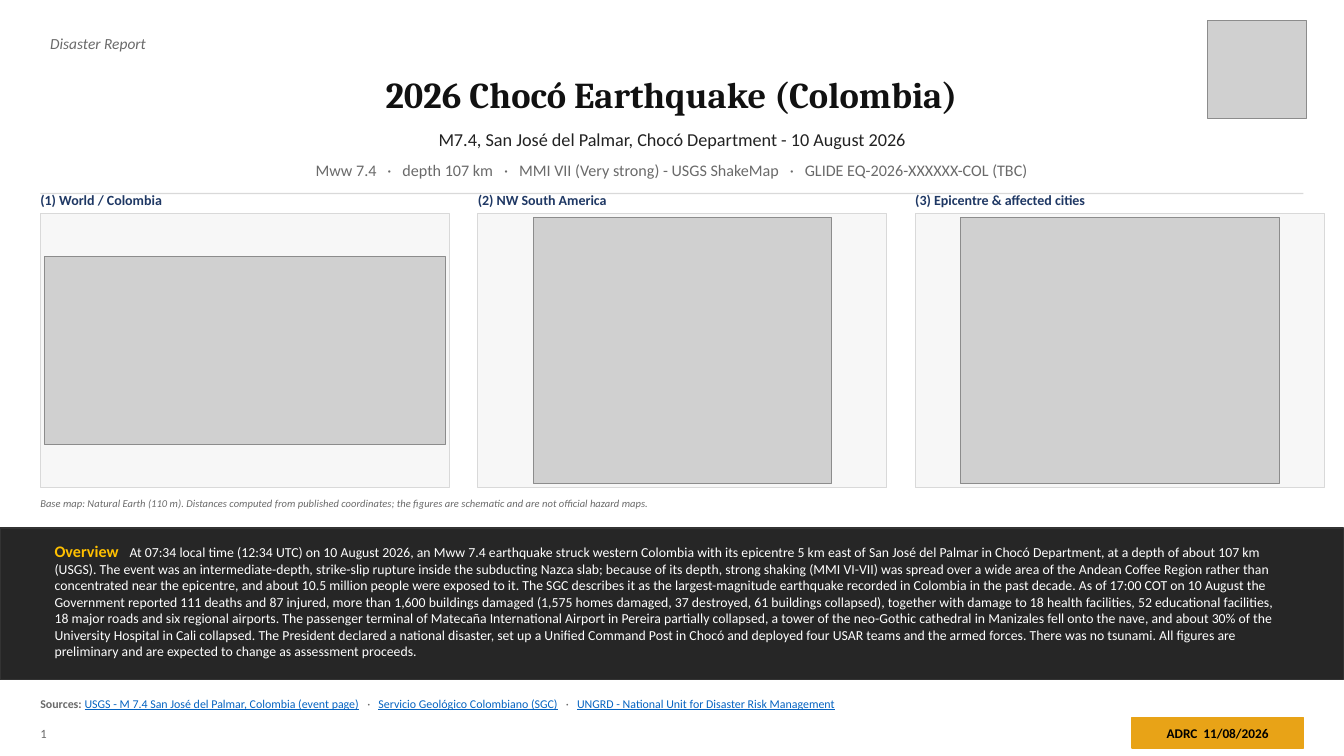
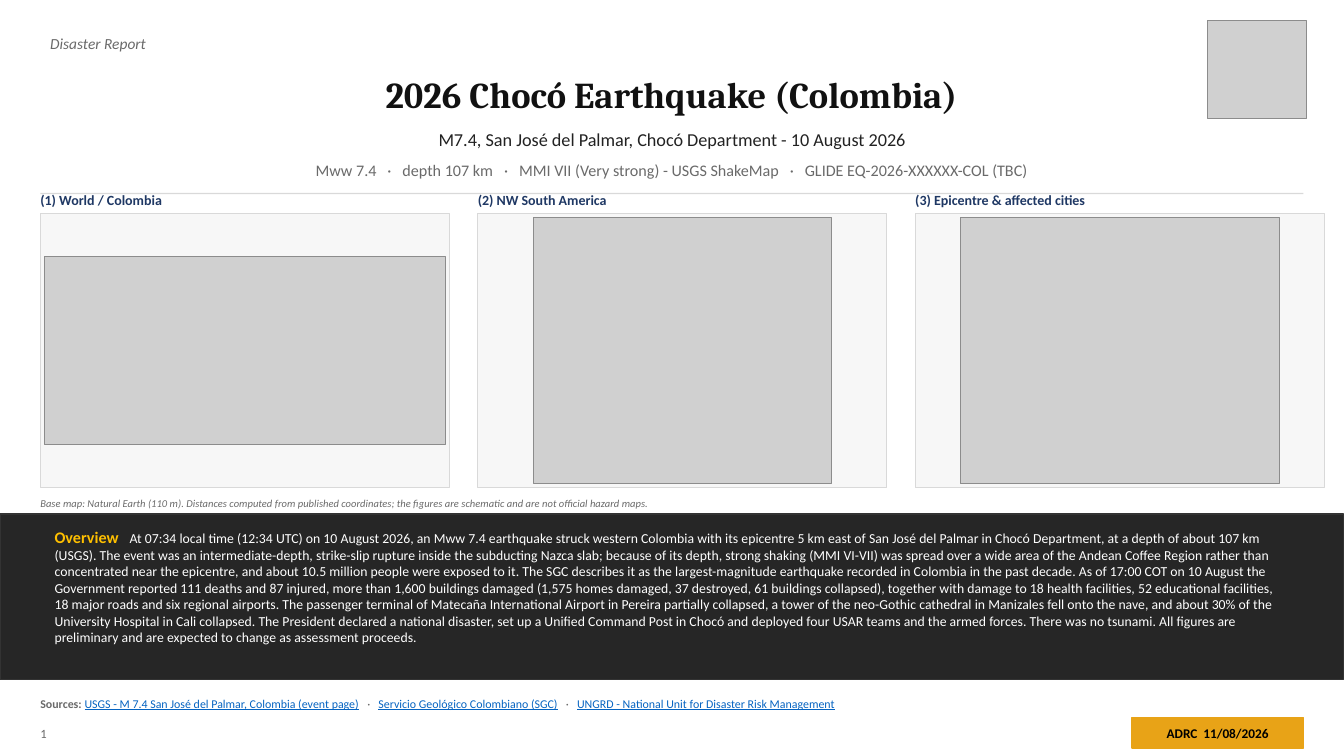
Before and after one commit to kochobi-max/whatsmap, a slide deck: slide 1 of reports/colombia_eq_20260810/output/ADRC_EQ_COL_Choco_20260810_EN.pptx. Drawn at 1344x756 pixels with LibreOffice and Linux fonts; fonts in the diff are those of the drawing; grey boxes stand for pictures. Boxes give left, top, right and bottom in pixels: in the first picture for what was removed or moved away, otherwise in the second. Text is boxed around its words. In the diff, an @@ line names an element or a change of style, - is before the commit and + after.

```diff
--- a/reports/colombia_eq_20260810/output/ADRC_EQ_COL_Choco_20260810_EN.pptx
+++ b/reports/colombia_eq_20260810/output/ADRC_EQ_COL_Choco_20260810_EN.pptx
@@ rectangle resized from (x1=0, y1=528, x2=1344, y2=680) to (x1=0, y1=514, x2=1344, y2=680) @@
@@ text "Overview At 07:34 local time ..." moved from (x1=55, y1=545, x2=1273, y2=659) to (x1=55, y1=531, x2=1273, y2=645) @@
```
Also in this commit, not shown: 1 other slide changed, 18 other files.
